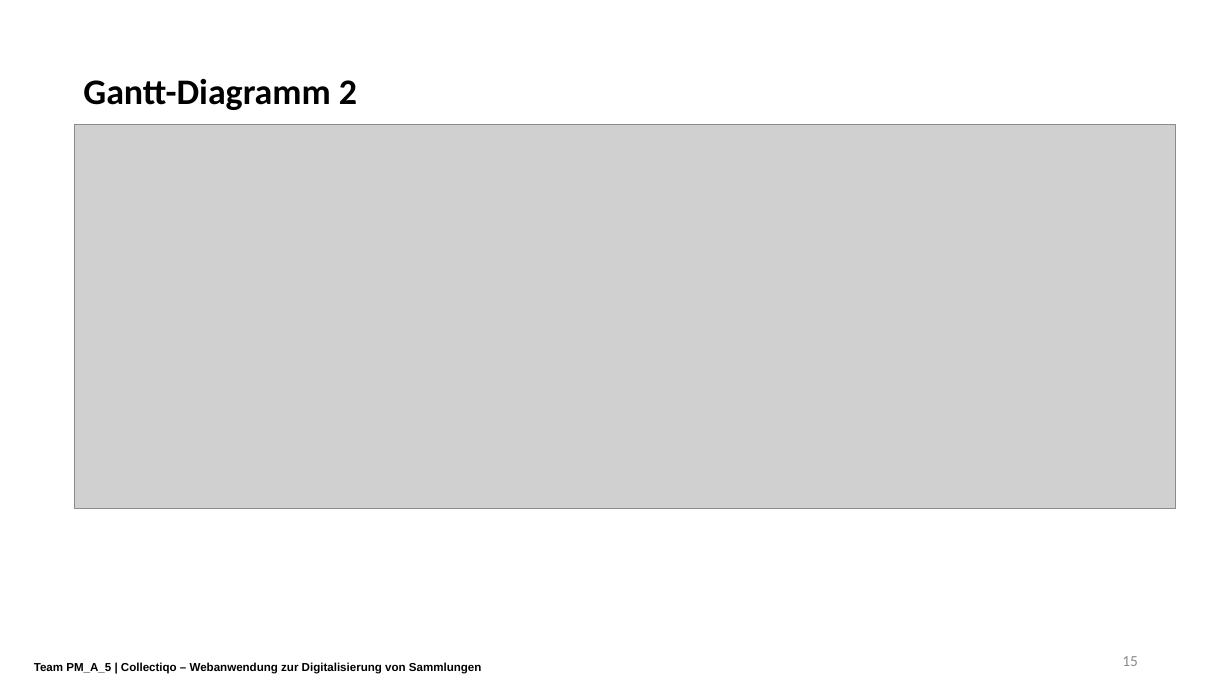
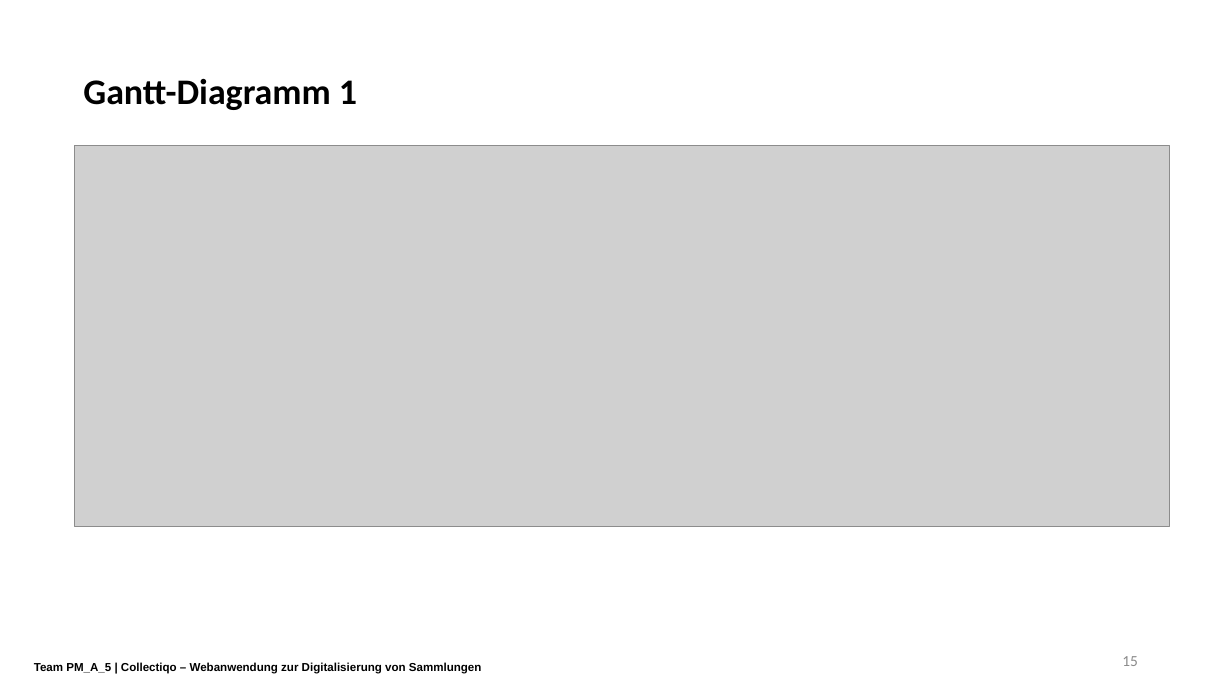
Before and after one commit to LorackDev/collectiqo, a slide deck: slide 15 of documentation/pm_a_5_praesentation_1_konzept.pptx. Drawn at 1232x693 pixels with LibreOffice and Linux fonts; fonts in the diff are those of the drawing; grey boxes stand for pictures; background and template pictures are left out. Boxes give left, top, right and bottom in pixels: in the first picture for what was removed or moved away, otherwise in the second. Text is boxed around its words. In the diff, an @@ line names an element or a change of style, - is before the commit and + after.

```diff
--- a/documentation/pm_a_5_praesentation_1_konzept.pptx
+++ b/documentation/pm_a_5_praesentation_1_konzept.pptx
@@ text at (83,78,357,110): text changed @@
-Gantt-Diagramm 2
+Gantt-Diagramm 1
@@ picture: place and size @@
-picture at (74,125,1176,508)
+picture at (74,145,1169,527)
```
Also in this commit, not shown: 1 other slide changed.
